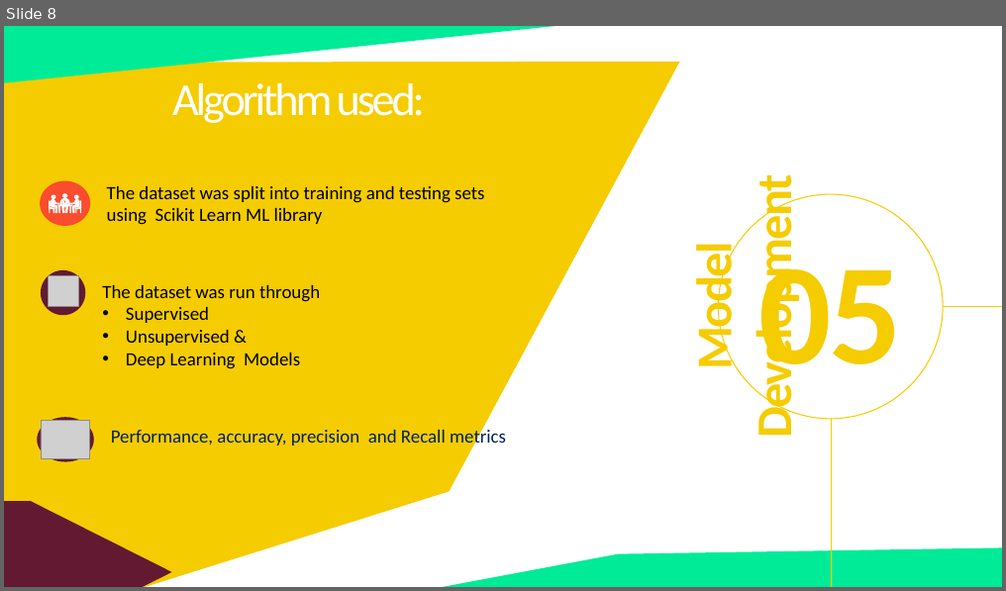
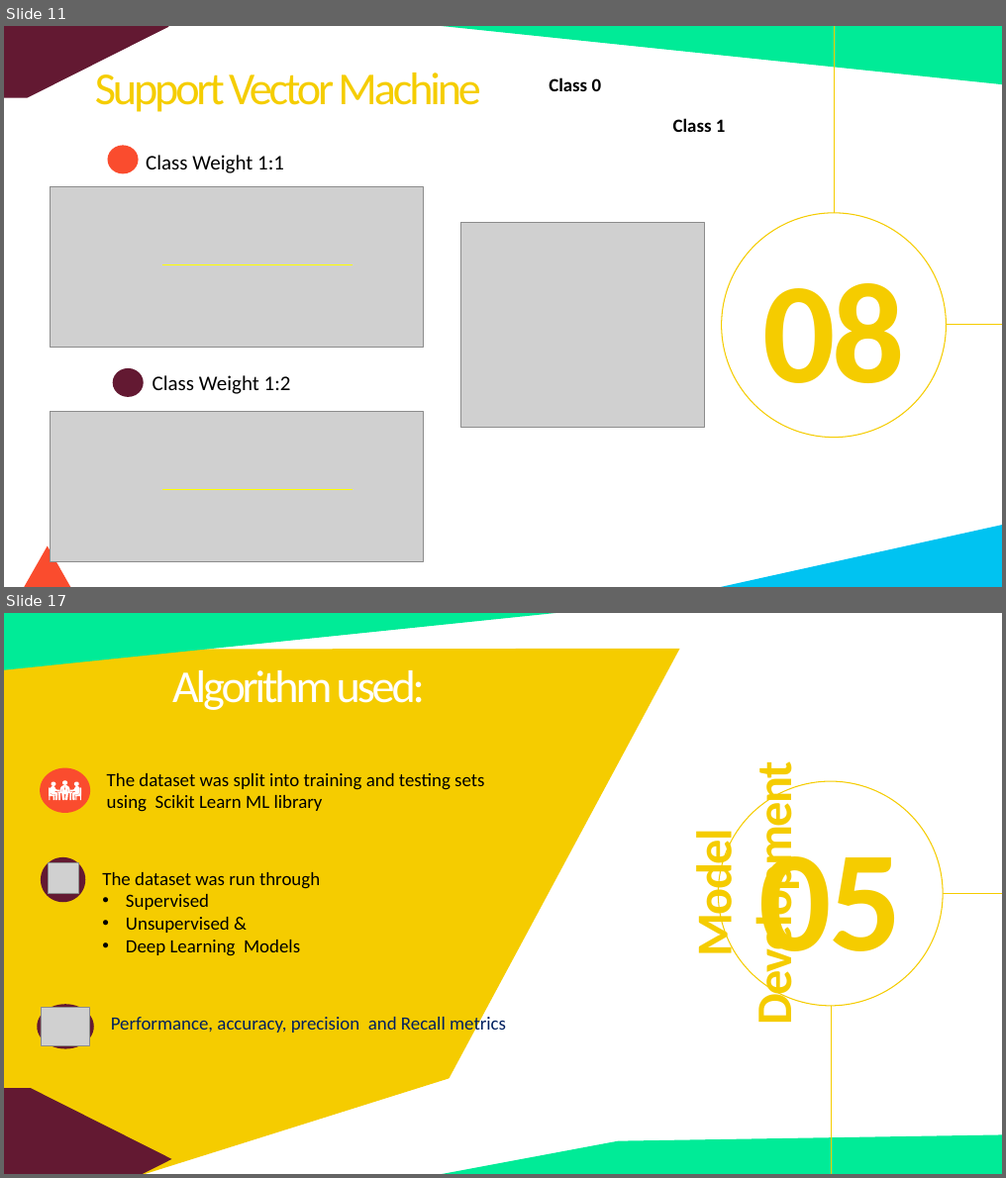
Before and after one commit to fbrowther/Detecting-Fraudulent-Credit-Card-Transactions-Using-Machine-Learning, a slide deck: CreditCardTransactions-Project4Group4.pptx. Shown one above the other, each under a label of ours: slide 8 before the commit, slides 11 and 17 after it; the slides between them are not shown. The pictures are 1006x591 and 1006x1178 pixels, drawn with LibreOffice and Linux fonts; fonts in the diff are those of the drawing; grey boxes stand for pictures. Boxes give left, top, right and bottom in pixels: in the first picture for what was removed or moved away, otherwise in the second. Text is boxed around its words. In the diff, an @@ line names an element or a change of style, - is before the commit and + after.

Commit message:
ppt and images

```diff
--- a/CreditCardTransactions-Project4Group4.pptx
+++ b/CreditCardTransactions-Project4Group4.pptx
@@ slide 11 added at box(4, 26, 1002, 587), background #FFFFFF @@
@@ pentagon arrow added at box(4, 26, 168, 98), fill #631932 @@
@@ right triangle added at box(442, 26, 1002, 84), fill #00EB97 @@
@@ line added from (835, 26) to (835, 213), #F5CC00 0.5 pt @@
@@ text added at box(95, 73, 480, 112), 44 pt, text #F5CD00 @@
+Support Vector Machine
@@ text added at box(548, 77, 602, 91), 18 pt, text #000000, bold @@
+Class 0
@@ text added at box(673, 118, 726, 132), 18 pt, text #000000, bold @@
+Class 1
@@ ellipse added at box(107, 145, 138, 174), fill #FA4C2E @@
@@ text added at box(146, 155, 284, 174), 20 pt, text #000000 @@
+Class Weight 1:1
@@ picture added at box(51, 187, 424, 348) @@
@@ picture added at box(461, 222, 705, 427) @@
@@ ellipse added at box(722, 213, 946, 438), outline #F5CC00 1 pt @@
@@ line added from (162, 266) to (352, 266), #FFFF00 0.5 pt @@
@@ text added at box(762, 283, 905, 416), 138 pt, text #F5CC00, bold @@
+08
@@ line added from (1002, 325) to (946, 325), #F5CC00 0.5 pt @@
@@ ellipse added at box(113, 369, 144, 397), fill #631932 @@
@@ text added at box(152, 375, 291, 394), 20 pt, text #000000 @@
+Class Weight 1:2
@@ picture added at box(51, 411, 424, 562) @@
@@ line added from (162, 490) to (352, 490), #FFFF00 0.5 pt @@
@@ right triangle added at box(721, 525, 1002, 587), fill #00C3F1 @@
@@ diamond added at box(4, 547, 162, 587), fill #FA4C2E @@
@@ what was slide 8 is now slide 17 @@
```
Also in this commit, not shown: 2 slides changed, 18 other slides added, 39 other files.
